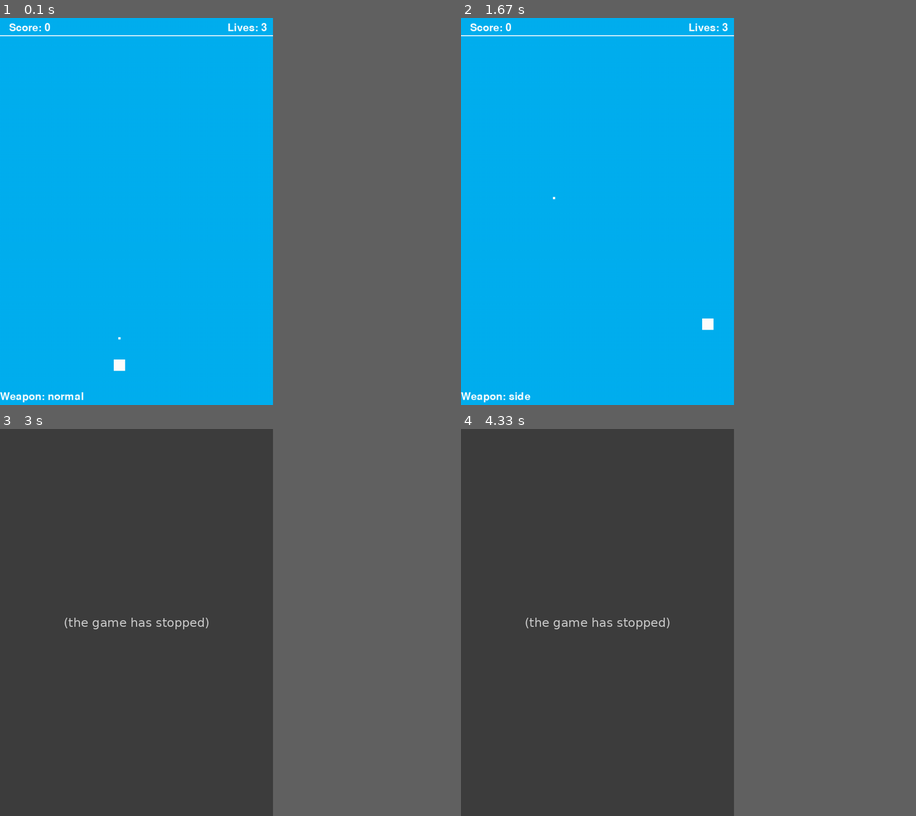
Above: before the commit, frames 1-4 (two rows, left to right).
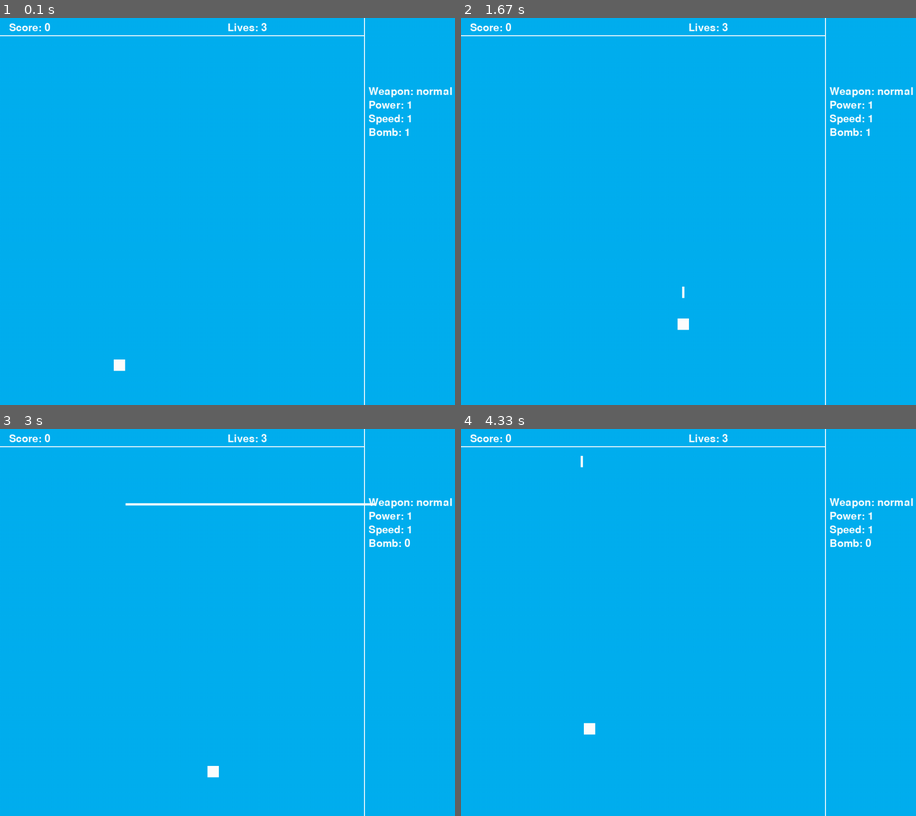
Above: after the commit, the same moments.

Repository: YannyOuzid/pygame-shootemup
Game: pygame game, started from main.py
Same seed, same stepped clock (60 frames per second), same inputs: the game is played once before the commit and once after it.
Inputs:
- Up to frame 1 (0.1 s): no input
- Up to frame 2 (1.67 s): hold Space 0.33-0.8 s; hold Right 0.33-0.8 s; hold Right 0.83-1.3 s; hold Up 1.33-1.63 s
- Up to frame 3 (3 s): hold Right 1.67-2.13 s; tap A at 1.82 s; hold Left 2.17-2.7 s; hold Down from 2.73 s (still down)
- Up to frame 4 (4.33 s): release Down at 3.03 s; hold Space 3.07-3.47 s; hold Left 3.07-3.47 s; tap A at 3.22, 3.65 s; hold Left 3.5-3.9 s; tap Space at 3.57, 3.87, 4 s; hold Up 3.93-4.3 s
In our replay, the window is 540x765 before the commit and 900x765 after it. These sizes can differ from the game's own. Grey fills any space a smaller window leaves; there, only what the larger window draws over its background counts as a difference.

The runs differ from the first frame. In frame 1, 1.0% of the frame differs, in the area x 0-100%, y 0-100%; in frame 2, 1.1%; in frame 3, 61%; in frame 4, 61%.
Error before the commit: TypeError: Enemy.update() missing 1 required positional argument: 'bonus' (main.py line 80); the game stopped at 2.52 s (later frames are placeholders)

Commit message:
second day

Diff:
--- /dev/null
+++ b/bomb.py
@@ -0,0 +1,24 @@
+import pygame
+from variable import Variable
+
+
+class Bomb(pygame.sprite.Sprite):
+    def __init__(self, color, width, height):
+        pygame.sprite.Sprite.__init__(self)
+        self.speed = 10
+        self.image = pygame.Surface([width, height])
+        self.rect = self.image.get_rect()
+        pygame.draw.rect(self.image, color, [0, 0, width, height])
+
+    def update(self, enemyBullet, enemies):
+        self.rect.y += -7
+        if self.rect.y < 30:
+            self.kill()
+        if pygame.sprite.spritecollide(self, enemyBullet, True):
+            for bullet in enemyBullet:
+                bullet.kill()
+                Variable.score += 5
+        if pygame.sprite.spritecollide(self, enemies, True):
+            for enemy in enemies:
+                enemy.kill()
+                Variable.score += 100
--- a/bonus.py
+++ b/bonus.py
@@ -1,7 +1,9 @@
 import pygame
 import random
+from variable import Variable
 
 class Bonus(pygame.sprite.Sprite):
+
     def __init__(self, color, width, height):
         pygame.sprite.Sprite.__init__(self)
         self.speed = 10
@@ -10,20 +12,21 @@
         pygame.draw.rect(self.image, color, [0, 0, width, height])
 
     def update(self):
-        self.rect.y += -7
+        self.rect.y += 5
         if self.rect.y < 50:
             self.kill()
 
-    def create(self, x, y):
-        case = random.randint(1, 4)
-        self.rect.x = x
-        self.rect.y = y
-
+    def create(self):
+        case = random.randint(1, 3)
         if case == 1:
-            print('live')
+            Variable.lives += 1
         if case == 2:
-            print('power')
+            if Variable.powerLevel < 3:
+                Variable.powerLevel += 1
+            else:
+                Variable.lives += 1
         if case == 3:
-            print('speed')
-        if case == 4:
-            print('nothing')
+            if Variable.speedLevel < 3:
+                Variable.speedLevel += 1
+            else:
+                Variable.lives += 1
--- a/bullet.py
+++ b/bullet.py
@@ -1,7 +1,5 @@
 import pygame
-from enemy import Enemy
 from variable import Variable
-import random
 
 
 class Bullet(pygame.sprite.Sprite):
@@ -13,14 +11,14 @@
         pygame.draw.rect(self.image, color, [0, 0, width, height])
 
     def update(self):
+        keys = pygame.key.get_pressed()
         if Variable.weapon == "normal":
-            self.rect.y += -7
+            self.rect.y += -10
         else:
             self.rect.y += -7
-            keys = pygame.key.get_pressed()
+            if keys[pygame.K_RIGHT]:
+                self.rect.x += 7
             if keys[pygame.K_LEFT]:
-                self.rect.x += 7
-            if keys[pygame.K_RIGHT]:
                 self.rect.x += -7
-        if self.rect.y < 50 or self.rect.x > 575 or self.rect.x < 0:
+        if self.rect.y < 35 or self.rect.x > 775 or self.rect.x < 0:
             self.kill()
--- a/enemy.py
+++ b/enemy.py
@@ -2,6 +2,7 @@
 import random
 from variable import Variable
 from bonus import Bonus
+
 
 class Enemy(pygame.sprite.Sprite):
 
@@ -14,25 +15,24 @@
         self.spawn_cooldown = 0
         self.speed = random.randint(1, 7)
 
-    def update(self, bullet, bonus):
+    def update(self, bullet, bonus_group):
         self.rect.y += self.speed
+        if self.rect.x > 600:
+            self.rect.x -= self.rect.x
         if self.rect.y > 825:
             self.kill()
         if pygame.sprite.spritecollide(self, bullet, True):
-            Bonus.create(self.rect.x, self.rect.y)
+            luck = random.randint(1, 3)
+            if luck == 3:
+                for bonus in bonus_group:
+                    self.createBonus(bonus, self.rect.x, self.rect.y)
             self.kill()
-            Variable.score = Variable.score + 10
+            Variable.score = Variable.score + 100
 
     def shootBulletEnemy(self, bullet):
-        if self.shoot_cooldown == 0:
-            self.shoot_cooldown = 50
-            bullet.rect.x = self.rect.x + 10
-            bullet.rect.y = self.rect.y
-            bullet.update()
-
-    def cooldown(self):
-        if self.shoot_cooldown > 0:
-            self.shoot_cooldown -= 1
+        bullet.rect.x = self.rect.x + 10
+        bullet.rect.y = self.rect.y
+        bullet.update()
 
     def spawn(self):
         self.rect.x = random.randint(25, 575)
@@ -41,3 +41,7 @@
     def spawnCoolDown(self):
         if self.spawn_cooldown > 0:
             self.spawn_cooldown -= 1
+
+    def createBonus(self, bonus, x, y):
+        bonus.rect.x = x
+        bonus.rect.y = y
--- a/enemyBullet.py
+++ b/enemyBullet.py
@@ -1,5 +1,4 @@
 import pygame
-from variable import Variable
 
 class EnemyBullet(pygame.sprite.Sprite):
     def __init__(self, color, width, height):
--- a/main.py
+++ b/main.py
@@ -5,6 +5,7 @@
 from bullet import Bullet
 from variable import Variable
 from bonus import Bonus
+from bomb import Bomb
 
 pygame.init()
 
@@ -15,8 +16,9 @@
 player_bullet_group = pygame.sprite.Group()
 enemy_bullet_group = pygame.sprite.Group()
 bonus_group = pygame.sprite.Group()
+bomb_group = pygame.sprite.Group()
 
-player = Player(Variable.WHITE, 25, 25)
+player = Player()
 player.rect.x = 250
 player.rect.y = 750
 
@@ -27,61 +29,56 @@
 carryOn = True
 
 clock = pygame.time.Clock()
-start = pygame.time.get_ticks()
+startEnemy = pygame.time.get_ticks()
+startShoot = pygame.time.get_ticks()
+shootEnemy = pygame.time.get_ticks()
 
 while carryOn:
     keys = pygame.key.get_pressed()
+    bomb = Bomb(Variable.WHITE, 550, 5)
+    Variable.stageGenerator(Variable)
+    player.controller(player.speed)
+    player.changeWeapon()
 
     for event in pygame.event.get():
         if event.type == pygame.QUIT:
             carryOn = False
         elif event.type == pygame.KEYDOWN:
-            if event.key == pygame.K_SPACE:
-                player.changeWeapon()
-
-    if keys[pygame.K_LEFT]:
-        player.moveLeft(5)
-    if keys[pygame.K_RIGHT]:
-        player.moveRight(5)
-    if keys[pygame.K_UP]:
-        player.moveUp(5)
-    if keys[pygame.K_DOWN]:
-        player.moveDown(5)
-    if keys[pygame.K_DOWN]:
-        player.moveDown(5)
+            if event.key == pygame.K_a:
+                if Variable.bomb > 0:
+                    player.shootBomb(bomb)
 
     if Variable.lives == 0:
         Variable.gameOver(Variable)
         carryOn = False
 
     enemy = Enemy(Variable.BLACK, 25, 25)
+    bonus = Bonus(Variable.bonusColor, 14, 14)
+    playerBullet = Bullet(Variable.WHITE, (5**Variable.powerLevel), 25)
+    enemyBullet = EnemyBullet(Variable.BLACK, 5, 5)
 
     now = pygame.time.get_ticks()
-    if now - start > 2500:
-        start = now
+    if now - startEnemy > Variable.enemyspawn:
+        startEnemy = now
         enemy.spawn()
         enemy_group.add(enemy)
+        enemy.shootBulletEnemy(enemyBullet)
+        enemy_bullet_group.add(enemyBullet)
 
-    bonus = Bonus(Variable.RED, 7, 7)
-    playerBullet = Bullet(Variable.WHITE, 5, 5)
-    enemyBullet = EnemyBullet(Variable.BLACK, 5, 5)
-
-    enemy.shootBulletEnemy(enemyBullet)
-    player.shootBullet(playerBullet)
+    if now - startShoot > (Variable.shootCooldown / Variable.speedLevel):
+        startShoot = now
+        player.shootBullet(playerBullet)
+        player_bullet_group.add(playerBullet)
 
     bonus_group.add(bonus)
-    enemy_bullet_group.add(enemyBullet)
-    player_bullet_group.add(playerBullet)
+    bomb_group.add(bomb)
 
-    enemy.cooldown()
-    player.cooldown()
-
-    player_group.update(enemy_group, enemy_bullet_group)
-    enemy_group.update(player_bullet_group)
+    player_group.update(enemy_group, enemy_bullet_group, bonus_group)
+    enemy_group.update(player_bullet_group, bonus_group)
     player_bullet_group.update()
     enemy_bullet_group.update()
     bonus_group.update()
-
+    bomb_group.update(enemy_bullet_group, enemy_group)
 
     Variable.createScreen(Variable)
 
@@ -90,6 +87,7 @@
     player_bullet_group.draw(Variable.screen)
     enemy_bullet_group.draw(Variable.screen)
     bonus_group.draw(Variable.screen)
+    bomb_group.draw(Variable.screen)
 
     pygame.display.flip()
     clock.tick(60)
--- a/player.py
+++ b/player.py
@@ -1,54 +1,92 @@
 import pygame
 from variable import Variable
 import random
-
+import math
+from bomb import Bomb
 
 class Player(pygame.sprite.Sprite):
 
-    def __init__(self, color, width, height):
+    def __init__(self):
         super().__init__()
-        self.image = pygame.Surface([width, height])
-        pygame.draw.rect(self.image, color, [0, 0, width, height])
+        self.width = 25
+        self.height = 25
+        self.image = pygame.Surface([25, 25])
+        self.color = Variable.WHITE
+        pygame.draw.rect(self.image, self.color, [0, 0, self.width, self.height])
         self.rect = self.image.get_rect()
         self.shoot_cooldown = 0
+        self.speed = 5
 
-    def moveLeft(self, pixels):
-        self.rect.x -= pixels
+    def controller(self, speed):
+        keys = pygame.key.get_pressed()
+
+        if keys[pygame.K_LEFT]:
+            self.moveLeft(speed)
+        if keys[pygame.K_RIGHT]:
+            self.moveRight(speed)
+        if keys[pygame.K_UP]:
+            self.moveUp(speed)
+        if keys[pygame.K_DOWN]:
+            self.moveDown(speed)
+
+        if keys[pygame.K_SPACE]:
+            Variable.weapon = "normal"
+        else:
+            Variable.weapon = "risk"
+
+    def moveLeft(self, speed):
+        self.rect.x -= speed
         if self.rect.x < 0:
             self.rect.x = 0
 
-    def moveRight(self, pixels):
-        self.rect.x += pixels
-        if self.rect.x > 575:
-            self.rect.x = 575
+    def moveRight(self, speed):
+        self.rect.x += speed
+        if self.rect.x > 775:
+            self.rect.x = 775
 
-    def moveUp(self, pixels):
-        self.rect.y -= pixels
+    def moveUp(self, speed):
+        self.rect.y -= speed
         if self.rect.y < 40:
             self.rect.y = 40
 
-    def moveDown(self, pixels):
-        self.rect.y += pixels
+    def moveDown(self, speed):
+        self.rect.y += speed
         if self.rect.y > 825:
             self.rect.y = 825
 
     def shootBullet(self, bullet):
-        if self.shoot_cooldown == 0:
-            self.shoot_cooldown = 50
-            bullet.rect.x = self.rect.x + 10
-            bullet.rect.y = self.rect.y
-            bullet.update()
+        bullet.rect.x = self.rect.x + 10
+        bullet.rect.y = self.rect.y
+        bullet.update()
 
-    def cooldown(self):
-        if self.shoot_cooldown > 0:
-            self.shoot_cooldown -= 1
+    def shootBomb(self, bomb):
+        bomb.rect.x = self.rect.x - 250
+        bomb.rect.y = self.rect.y
+        Variable.bomb -= 1
 
-    def update(self, enemy, bullet_enemy):
+    def update(self, enemy, bullet_enemy, bonus_group):
+        if Variable.weapon == "risk":
+            self.riskReward(bullet_enemy)
         if pygame.sprite.spritecollide(self, enemy, True) or pygame.sprite.spritecollide(self, bullet_enemy, True):
             Variable.lives = Variable.lives - 1
+        if pygame.sprite.spritecollide(self, bonus_group, True):
+            for bonus in bonus_group:
+                bonus.create()
 
     def changeWeapon(self):
         if Variable.weapon == "normal":
-            Variable.weapon = "side"
+            Variable.weapon = "risk"
+            self.image = pygame.Surface([10, 10])
+            pygame.draw.rect(self.image, self.color, [0, 0, 10, 10])
+            self.speed = 3
         else:
             Variable.weapon = "normal"
+            self.image = pygame.Surface([25, 25])
+            pygame.draw.rect(self.image, self.color, [0, 0, 25, 25])
+            self.speed = 5
+
+    def riskReward(self, bullets):
+        for bullet in bullets:
+            dist = pygame.math.Vector2(self.rect.x, self.rect.y).distance_to((bullet.rect.x, bullet.rect.y))
+            if dist < 50:
+                Variable.score += 10
--- a/variable.py
+++ b/variable.py
@@ -8,20 +8,37 @@
     WHITE = (255, 255, 255)
     BLACK = (0, 0, 0)
     RED = (243, 14, 14)
-    size = (600, 850)
+    size = (1000, 850)
     screen = pygame.display.set_mode(size)
     weapon = "normal"
+    power = 1
+    speed = 1
+    player_size = 25
+    player_height = 25
+    shootCooldown = 1500
+    enemyspawn = 2500
+    bonusColor = (243, 14, 14)
+    powerLevel = 1
+    speedLevel = 1
+    bomb = 1
 
     def createScreen(self):
         self.screen.fill(Variable.LIGHTBLUE)
         pygame.draw.line(self.screen, Variable.WHITE, [0, 38], [800, 38], 2)
+        pygame.draw.line(self.screen, Variable.WHITE, [800, 0], [800, 850], 2)
         font = pygame.font.Font(None, 34)
         text = font.render("Score: " + str(self.score), 1, Variable.WHITE)
         self.screen.blit(text, (20, 10))
         text = font.render("Lives: " + str(self.lives), 1, Variable.WHITE)
         self.screen.blit(text, (500, 10))
         text = font.render("Weapon: " + str(self.weapon), 1, Variable.WHITE)
-        self.screen.blit(text, (0, 820))
+        self.screen.blit(text, (810, 150))
+        text = font.render("Power: " + str(self.powerLevel), 1, Variable.WHITE)
+        self.screen.blit(text, (810, 180))
+        text = font.render("Speed: " + str(self.speedLevel), 1, Variable.WHITE)
+        self.screen.blit(text, (810, 210))
+        text = font.render("Bomb: " + str(self.bomb), 1, Variable.WHITE)
+        self.screen.blit(text, (810, 240))
 
     def gameOver(self):
         font = pygame.font.Font(None, 74)
@@ -29,3 +46,14 @@
         self.screen.blit(text, (250, 300))
         pygame.display.flip()
         pygame.time.wait(3000)
+
+    def stageGenerator(self):
+        if self.score > 500:
+            self.enemyspawn = 1500
+            Variable.bomb += 1
+        if self.score > 1000:
+            self.enemyspawn = 1000
+            Variable.bomb += 1
+        if self.score > 1500:
+            self.enemyspawn = 500
+            Variable.bomb += 1
